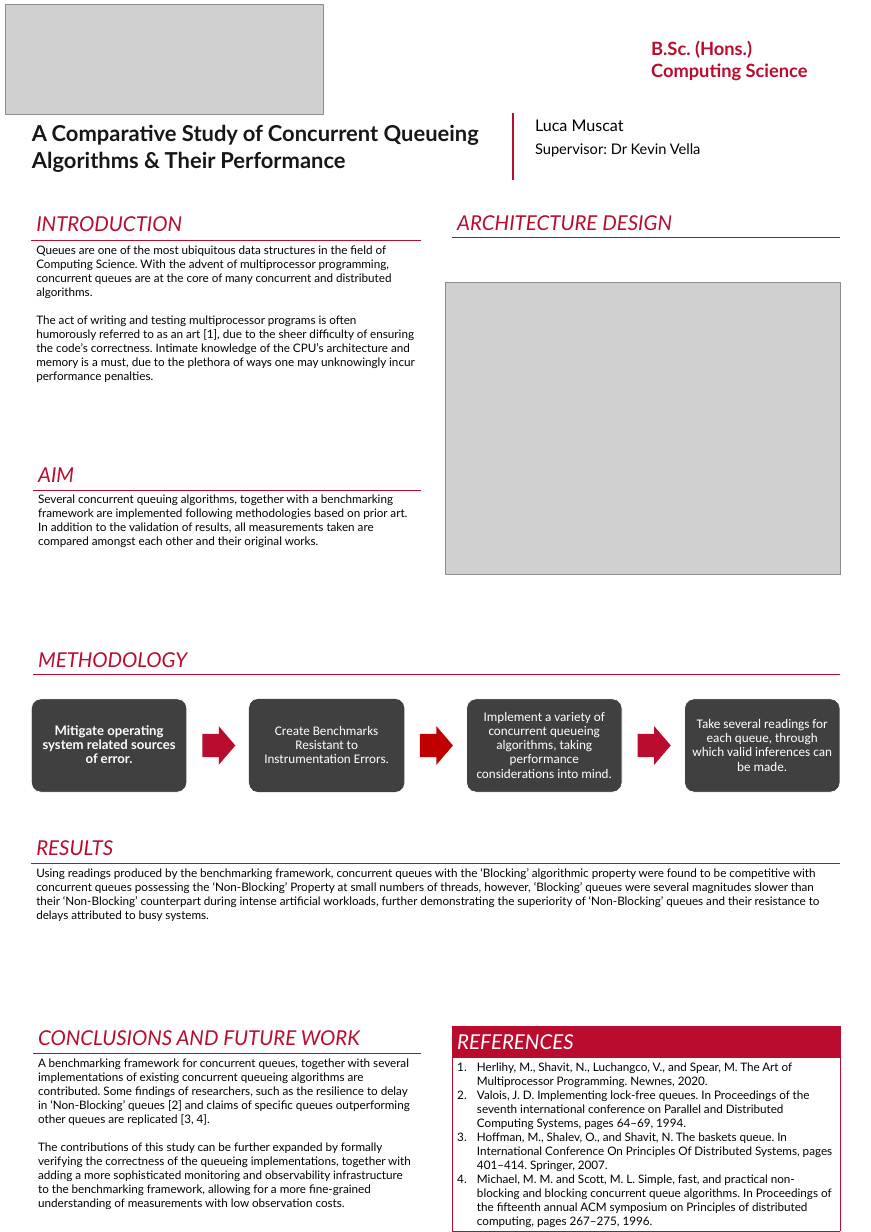
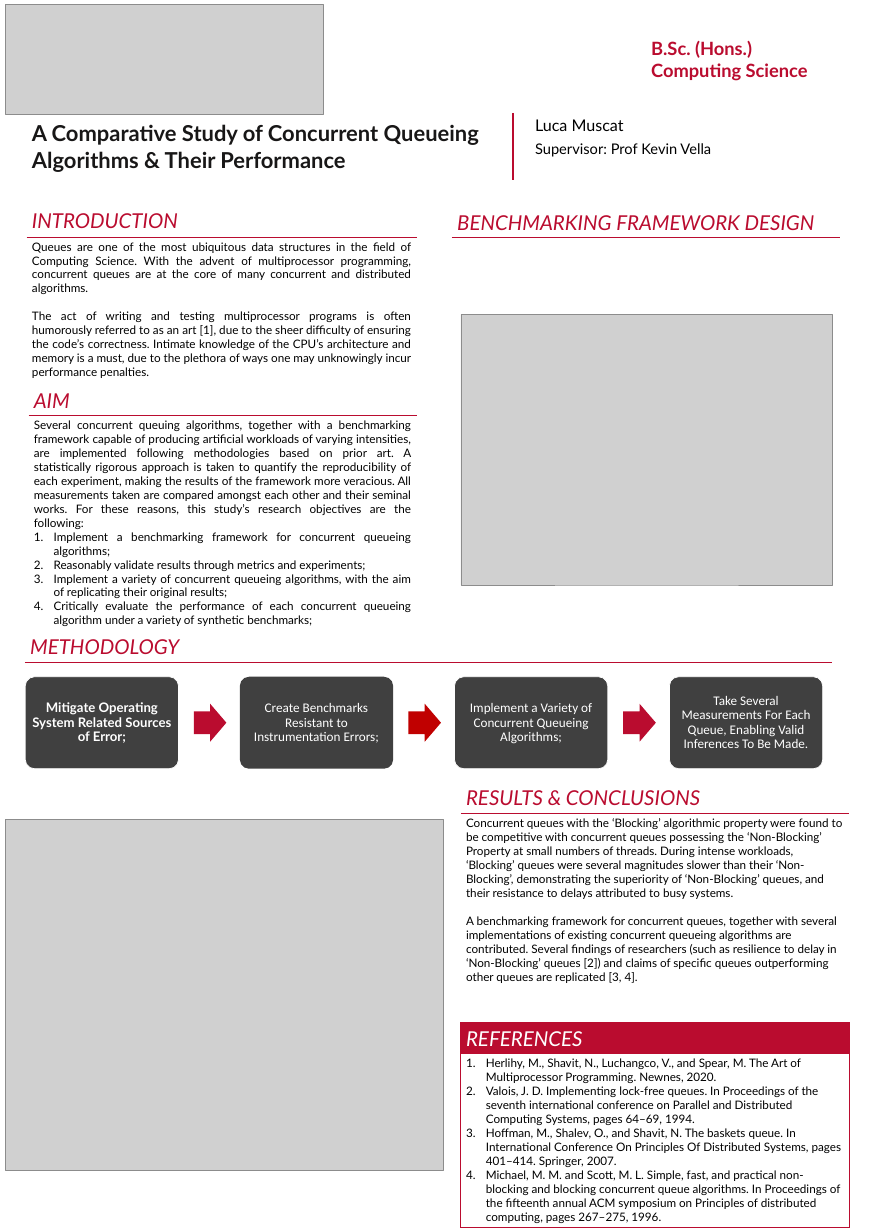
Before and after one commit to lucamuscat/dissertation, a slide deck: slide 1 of write_up/poster/poster_lucamuscat.pptx. Drawn at 871x1232 pixels with LibreOffice and Linux fonts; fonts in the diff are those of the drawing; grey boxes stand for pictures. Boxes give left, top, right and bottom in pixels: in the first picture for what was removed or moved away, otherwise in the second. Text is boxed around its words. In the diff, an @@ line names an element or a change of style, - is before the commit and + after.

Commit message:
Update poster

```diff
--- a/write_up/poster/poster_lucamuscat.pptx
+++ b/write_up/poster/poster_lucamuscat.pptx
@@ text at [535,143,711,157]: text changed @@
-Supervisor: Dr Kevin Vella
+Supervisor: Prof Kevin Vella
@@ table at [27,204,417,425] @@
@@ alignment left to justified @@
@@ table: place and size @@
-table at [31,207,421,428]
+table at [27,204,417,425]
@@ table at [452,207,840,237] @@
-row 1, column 1: ARCHITECTURE DESIGN
+row 1, column 1: BENCHMARKING FRAMEWORK DESIGN
@@ picture: place and size @@
-picture at [446,282,840,574]
+picture at [461,315,833,585]
@@ table at [28,385,417,645] @@
-row 2, column 1: Several concurrent queuing algorithms, together with a benchmarking framework are implemented following methodologies based on prior art. In addition to the validation of results, all measurements taken are compared amongst each other and their original works.
+row 2, column 1: Several concurrent queuing algorithms, together with a benchmarking framework capable of producing artificial workloads of varying intensities, are implemented following methodologies based on prior art. A statistically rigorous approach is taken to quantify the reproducibility of each experiment, making the results of the framework more veracious. All measurements taken are compared amongst each other and their seminal works. For these reasons, this study’s research objectives are the following: / Implement a benchmarking framework for concurrent queueing algorithms; / Reasonably validate results through metrics and experiments; / Implement a variety of concurrent queueing algorithms, with the aim of replicating their original results; / Critically evaluate the performance of each concurrent queueing algorithm under a variety of synthetic benchmarks;
@@ alignment left to justified @@
@@ table: place and size @@
-table at [33,460,421,618]
+table at [28,385,417,645]
@@ table: place and size @@
-table at [33,644,840,675]
+table at [25,631,832,662]
@@ rounded rectangle: place and size @@
-rounded rectangle at [32,699,187,792]
+rounded rectangle at [25,677,179,769]
@@ 2 right arrows, 2 rounded rectangles: place and size @@
-2 right arrows, 2 rounded rectangles at [202,699,622,792]
+2 right arrows, 2 rounded rectangles at [194,677,608,769]
@@ rounded rectangle: place and size @@
-rounded rectangle at [685,699,840,792]
+rounded rectangle at [670,677,823,769]
@@ text at [32,702,171,743]: text changed @@
-Mitigate operating system related sources of error.
+Mitigate Operating System Related Sources of Error;
@@ text at [254,703,379,743]: text changed @@
-Create Benchmarks Resistant to Instrumentation Errors.
+Create Benchmarks Resistant to Instrumentation Errors;
@@ text at [470,703,592,744]: text changed @@
-Implement a variety of concurrent queueing algorithms, taking performance considerations into mind.
+Implement a Variety of Concurrent Queueing Algorithms;
@@ right arrow: place and size @@
-right arrow at [638,726,671,765]
+right arrow at [623,704,656,742]
@@ text at [682,696,810,748]: text changed @@
-Take several readings for each queue, through which valid inferences can be made.
+Take Several Measurements For Each Queue, Enabling Valid Inferences To Be Made.
@@ table at [461,782,849,987] @@
-row 1, column 1: CONCLUSIONS AND FUTURE WORK
+row 1, column 1: RESULTS & CONCLUSIONS
-row 2, column 1: A benchmarking framework for concurrent queues, together with several implementations of existing concurrent queueing algorithms are contributed. Some findings of researchers, such as the resilience to delay in ‘Non-Blocking’ queues [2] and claims of specific queues outperforming other queues are replicated [3, 4]. / The contributions of this study can be further expanded by formally verifying the correctness of the queueing implementations, together with adding a more sophisticated monitoring and observability infrastructure to the benchmarking framework, allowing for a more fine-grained understanding of measurements with low observation costs.
+row 2, column 1: Concurrent queues with the ‘Blocking’ algorithmic property were found to be competitive with concurrent queues possessing the ‘Non-Blocking’ Property at small numbers of threads. During intense workloads, ‘Blocking’ queues were several magnitudes slower than their ‘Non-Blocking’, demonstrating the superiority of ‘Non-Blocking’ queues, and their resistance to delays attributed to busy systems. / A benchmarking framework for concurrent queues, together with several implementations of existing concurrent queueing algorithms are contributed. Several findings of researchers (such as resilience to delay in ‘Non-Blocking’ queues [2]) and claims of specific queues outperforming other queues are replicated [3, 4].
@@ table: place and size @@
-table at [33,1023,421,1213]
+table at [461,782,849,987]
@@ picture added at [5,819,443,1170] @@
@@ table removed at [31,833,840,1013], 2 rows, 1 columns @@
-RESULTS
-Using readings produced by the benchmarking framework, concurrent queues with the ‘Blocking’ algorithmic property were found to be competitive with concurrent queues possessing the ‘Non-Blocking’ Property at small numbers of threads, however, ‘Blocking’ queues were several magnitudes slower than their ‘Non-Blocking’ counterpart during intense artificial workloads, further demonstrating the superiority of ‘Non-Blocking’ queues and their resistance to delays attributed to busy systems.
@@ table: place and size @@
-table at [452,1026,840,1231]
+table at [461,1023,849,1228]
```
Also in this commit, not shown: 2 other files.
